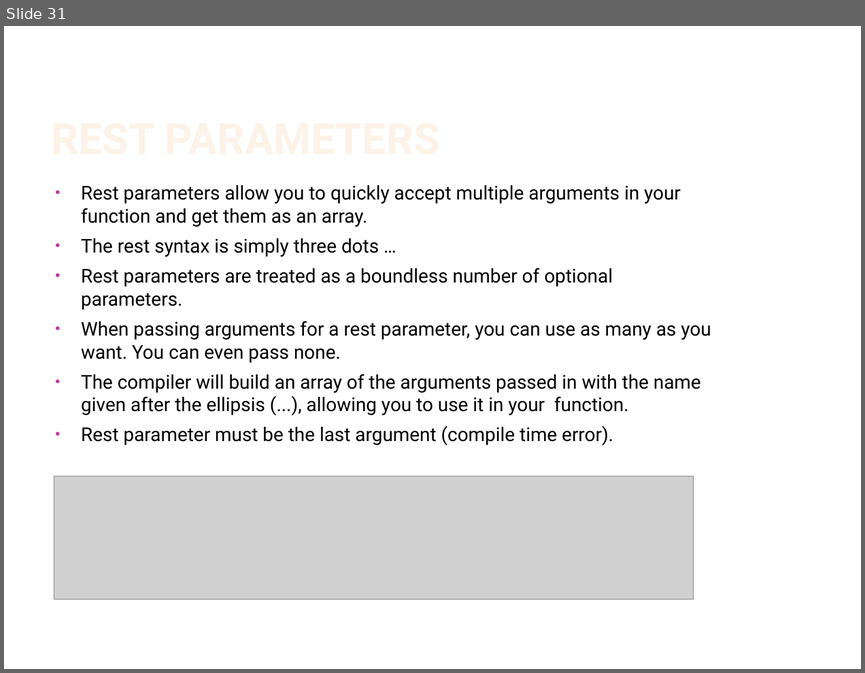
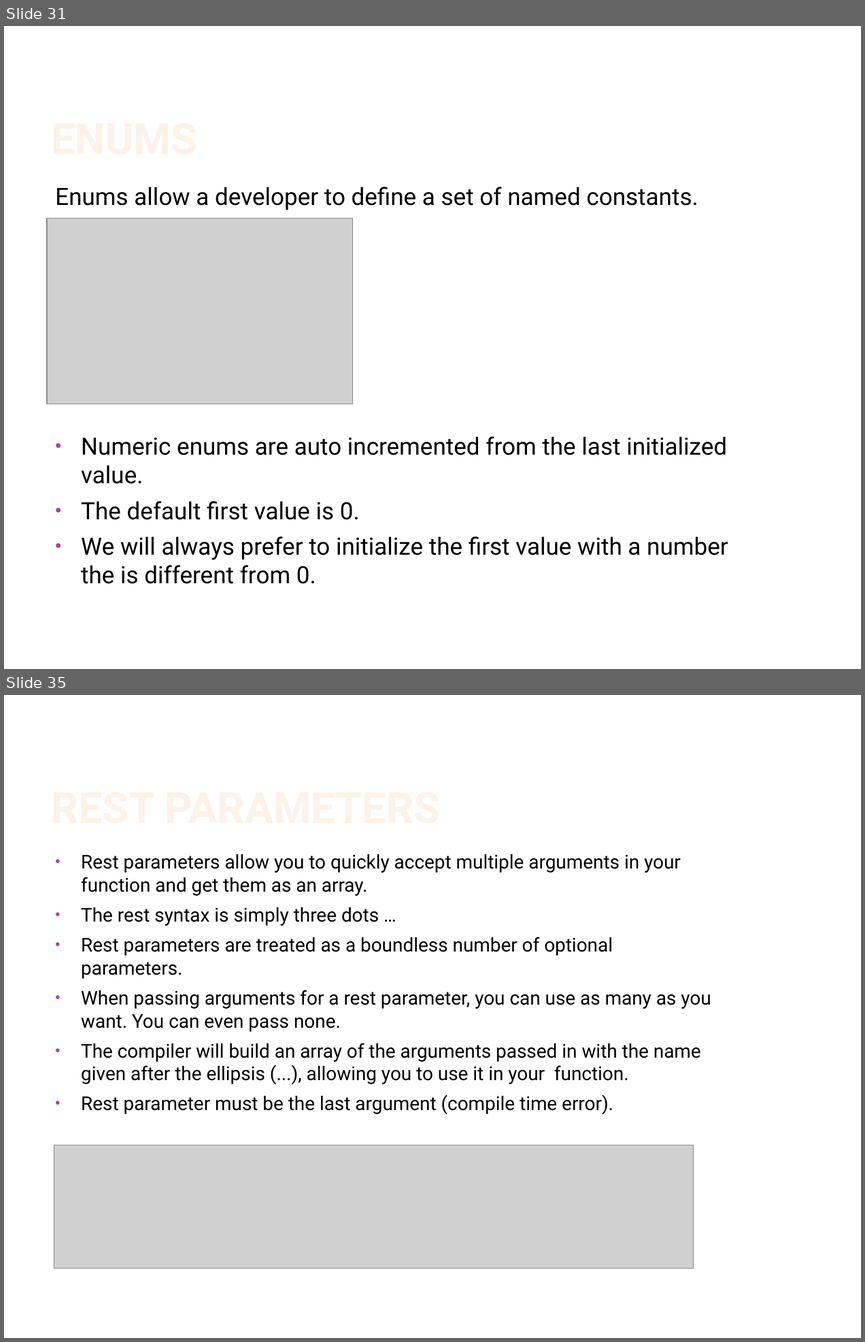
Before and after one commit to IsraelZablianov/TypeScript-Course, a slide deck: Advanced Es6 & TypeScript.pptx. Shown one above the other, each under a label of ours: slide 31 before the commit, slides 31 and 35 after it; the slides between them are not shown. The pictures are 865x673 and 865x1342 pixels, drawn with LibreOffice and Linux fonts; fonts in the diff are those of the drawing; grey boxes stand for pictures; background and template pictures are left out. Boxes give left, top, right and bottom in pixels: in the first picture for what was removed or moved away, otherwise in the second. Text is boxed around its words. In the diff, an @@ line names an element or a change of style, - is before the commit and + after.

```diff
--- a/Advanced Es6 & TypeScript.pptx
+++ b/Advanced Es6 & TypeScript.pptx
@@ slide 31 added at [4, 26, 861, 669], background #FFFFFF @@
@@ title added at [47, 56, 725, 163], 36 pt, text gradient #FEF7F1 to #FEF3E8 to #FBCF9C to #F9B94C, bold @@
+ENUMS
@@ text added at [55, 186, 728, 584], 20 pt, text #000000 @@
+Enums allow a developer to define a set of named constants.
+• Numeric enums are auto incremented from the last initialized value.
+• The default first value is 0.
+• We will always prefer to initialize the first value with a number the is different from 0.
@@ picture added at [47, 218, 353, 404] @@
@@ what was slide 31 is now slide 35 @@
```
Also in this commit, not shown: 1 slide changed, 5 other slides added.
